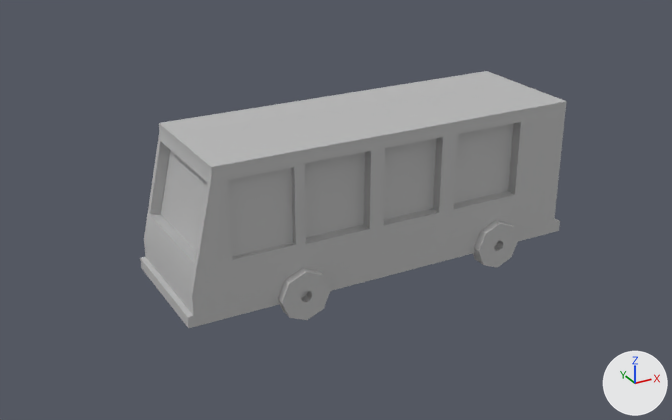
Two versions of the FBX model Assets/Meshes/Bus.fbx, one commit apart.
One viewpoint serves both versions: a camera (50 mm lens) standing at (-0.392, -0.517, 0.395) and looking at (-0.016, 0.167, 0.052). Lighting does not change. The marker at lower right points along +X, +Y and +Z. Where no turn or scale is listed for an object, it has been applied to the vertices. Vertices at the same position are counted once.
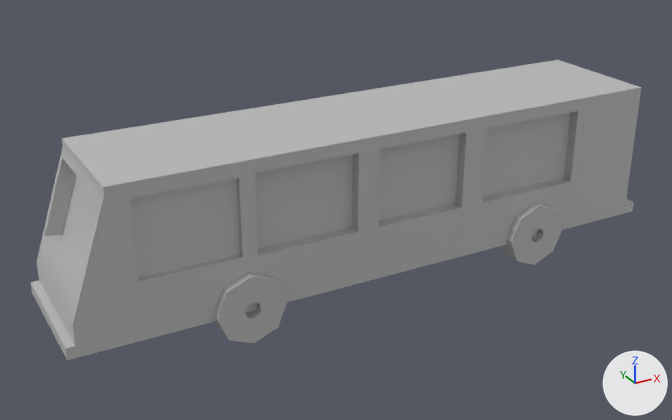
Where the newer file only moved an object's origin or applied its transform, the numbers keep the older frame.

Edits to the bpy script that builds the scene:
```text
Change me_mesh_010:
    where me_mesh_010.from_pydata(...)  # 32 vertices, 32 faces; spans x -0.0227..0.0227, y -0.018..-0.0048, z -0.0227..0.0227
    used by ob_ppipe1; location = (-0.084, 0.1113, 0.0165)
    me_mesh_010 part 7: the whole mesh is scaled about its middle by 1.36, then moved by (-0.0488, 0.0025, 0.0)
Change me_mesh_011:
    where me_mesh_011.from_pydata(...)  # 32 vertices, 32 faces; spans x -0.0227..0.0227, y -0.018..-0.0048, z -0.0227..0.0227
    used by ob_ppipe2; location = (0.1162, 0.1113, 0.0165)
    me_mesh_011 part 4: the whole mesh is multiplied about its middle by the matrix ((1.364, 0.0, 0.0), (0.0, 1.364, 0.0), (0.0, 0.0, 1.364)), then moved by (0.0459, 0.0025, 0.0)
Change me_mesh_001:
    where me_mesh_001.from_pydata(...)  # 6 vertices, 2 faces; spans x -0.1693..-0.1544, y -0.0542..0.0542, z -0.0123..0.053
    used by ob_polysurface2; location = (0.004, 0.1608, 0.0734)
    me_mesh_001 part 5: the whole mesh is scaled about its middle by (1.51, 1, 1), then moved by (-0.082, 0.0, 0.0)
Change me_mesh_004:
    where me_mesh_004.from_pydata(...)  # 4 vertices, 1 face; spans x -0.1499..-0.0934, y -0.0546, z -0.0113..0.0566
    used by ob_polysurface5; location = (0.004, 0.1608, 0.0734)
    me_mesh_004 part 3
    me_mesh_004.vertices[0].co: (-0.1499, -0.0546, 0.0566) -> (-0.2258, -0.0546, 0.0566)
    me_mesh_004.vertices[1].co: (-0.1499, -0.0546, -0.0113) -> (-0.2258, -0.0546, -0.0113)
    me_mesh_004.vertices[2].co: (-0.0934, -0.0546, -0.0113) -> (-0.1406, -0.0546, -0.0113)  # pixel (293, 242) -> pixel (240, 254)
    me_mesh_004.vertices[3].co: (-0.0934, -0.0546, 0.0566) -> (-0.1406, -0.0546, 0.0566)
Change me_mesh_008:
    where me_mesh_008.from_pydata(...)  # 4 vertices, 1 face; spans x 0.064..0.1331, y -0.0498, z -0.0127..0.0579
    used by ob_polysurface9; location = (0.004, 0.1608, 0.0734)
    me_mesh_008 part 2
    me_mesh_008.vertices[0].co: (0.064, -0.0498, 0.0579) -> (0.0965, -0.0498, 0.0579)
    me_mesh_008.vertices[1].co: (0.064, -0.0498, -0.0127) -> (0.0965, -0.0498, -0.0127)
    me_mesh_008.vertices[2].co: (0.1331, -0.0498, -0.0127) -> (0.2005, -0.0498, -0.0127)  # pixel (508, 191) -> pixel (563, 178)
    me_mesh_008.vertices[3].co: (0.1331, -0.0498, 0.0579) -> (0.2005, -0.0498, 0.0579)
Change me_mesh_003:
    where me_mesh_003.from_pydata(...)  # 4 vertices, 1 face; spans x -0.0843..-0.023, y -0.0498, z -0.0127..0.0579
    used by ob_polysurface4; location = (0.004, 0.1608, 0.0734)
    me_mesh_003 part 1
    me_mesh_003.vertices[0].co: (-0.0843, -0.0498, 0.0579) -> (-0.127, -0.0498, 0.0579)
    me_mesh_003.vertices[1].co: (-0.0843, -0.0498, -0.0127) -> (-0.127, -0.0498, -0.0127)
    me_mesh_003.vertices[2].co: (-0.023, -0.0498, -0.0127) -> (-0.0347, -0.0498, -0.0127)  # pixel (363, 224) -> pixel (352, 227)
    me_mesh_003.vertices[3].co: (-0.023, -0.0498, 0.0579) -> (-0.0347, -0.0498, 0.0579)
Change me_mesh:
    where me_mesh.from_pydata(...)  # 252 vertices, 240 faces; spans x -0.19..0.192, y -0.06..0.06, z -0.063..0.07
    used by ob_polysurface10; location = (0.004, 0.1608, 0.0734)
    me_mesh part 6: the whole mesh is scaled about the mesh origin by (1.51, 1, 1)
```

Where the change shows, as pixel boxes (x1, y1, x2, y2) in the pictures (672 x 420 px; the box of a moved part takes in the faces that stretch with it):
'polySurface10', mesh rescaled (43% wider, 17% taller): before (140, 71, 567, 328); after (31, 60, 641, 360)
'polySurface5', reshaped (67% wider, 12% taller): before (228, 168, 293, 257); after (131, 178, 240, 278)
'polySurface9', reshaped (46% wider): before (454, 123, 514, 204); after (483, 112, 571, 197)
'pPipe1', mesh rescaled (39% wider, 34% taller): before (278, 268, 331, 320); after (214, 273, 288, 343)
'polySurface2', mesh rescaled: before (161, 150, 207, 252); after (63, 176, 99, 266)
'pPipe2', reshaped (30% wider, 31% taller): before (473, 221, 518, 268); after (503, 203, 562, 265)
part 1 of me_mesh_003, moved or reshaped: before (348, 152, 365, 228); after (258, 154, 353, 249)
